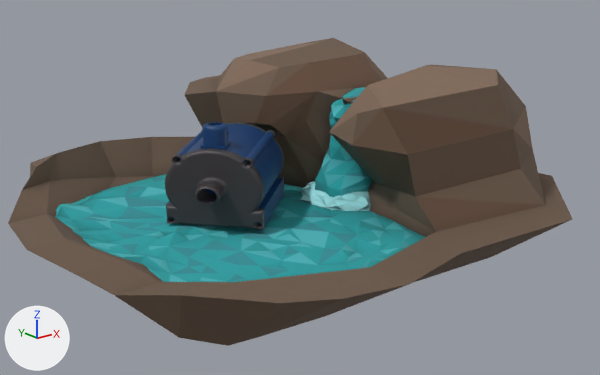
Renders of the glTF model public/models/pump.glb from each side of a commit.
One viewpoint serves both versions: a 50 mm lens placed at (-10.22, -14.69, 6.87), pointed at (1.19, -0.43, 1.17). The axes (+X, +Y, +Z) are drawn at lower left. The lights are the same throughout.

In view in the first picture: '9v_Water_Pump_-_Inlet_Cap', 'Waterfall_mesh'.
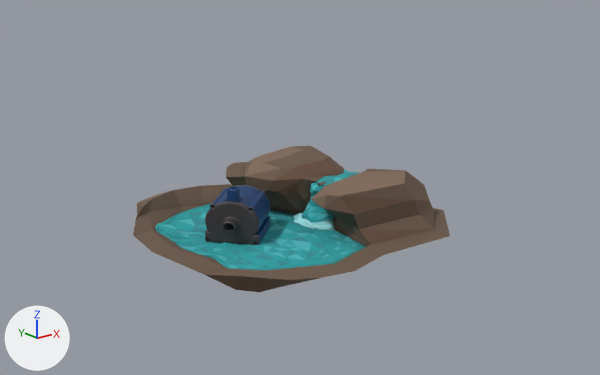
The change, as JSON lines over the scene's bpy script:
```json
{"op": "set", "path": "ob_9v_water_pump___inlet_cap.location", "old": "(-1.51, -0.9, 0.9)", "new": "(-0.79, -0.48, 0.25)"}
{"op": "set", "path": "ob_9v_water_pump___inlet_cap.rotation_euler", "old": "(0.0285, 0.0, -0.849)", "new": "(0.00497, 0.0207, -0.849)", "note": "degrees (1.6, 0, -49) -> degrees (0.3, 1.2, -49)"}
{"op": "set", "path": "ob_9v_water_pump___inlet_cap.scale", "old": "(0.0524, 0.0432, 0.0416)", "new": "(0.0302, 0.0238, 0.0241)"}
{"op": "set", "path": "ob_waterfall_mesh.location", "old": "(0.97, 0.0, -0.53)", "new": "(0.98, -0.02, -0.29)"}
{"op": "set", "path": "ob_waterfall_mesh.scale", "old": "(0.343, 0.291, 0.18)", "new": "(0.195, 0.179, 0.0736)"}
```

What differs and where, as boxes [x1, y1, x2, y2] in the pictures (600 x 375 px):
```json
{"object": "Waterfall_mesh", "change": "moved, rescaled", "before": [8, 38, 572, 346], "after": [133, 146, 450, 292], "on screen": "44% narrower, 52% shorter"}
{"object": "9v_Water_Pump_-_Inlet_Cap", "change": "moved, turned, rescaled", "before": [165, 122, 284, 229], "after": [205, 185, 270, 245]}
```
